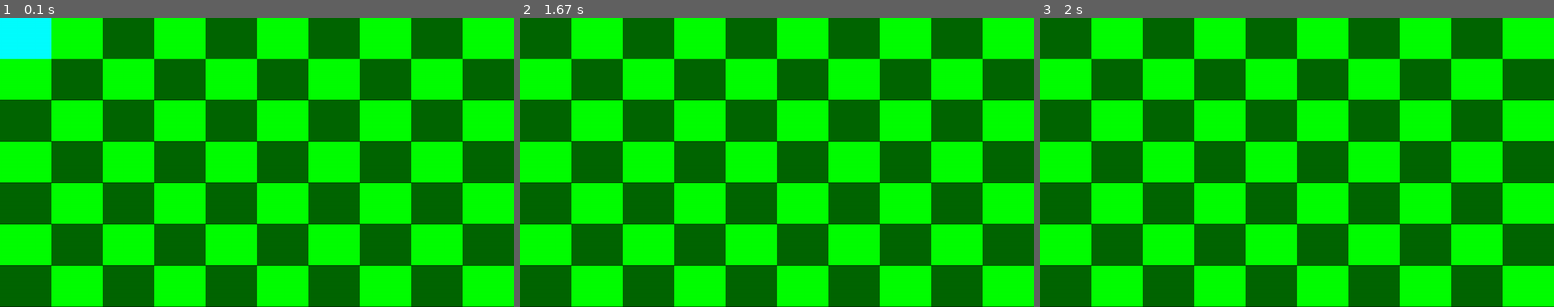
Above: before the commit, frames 1-3 (left to right).
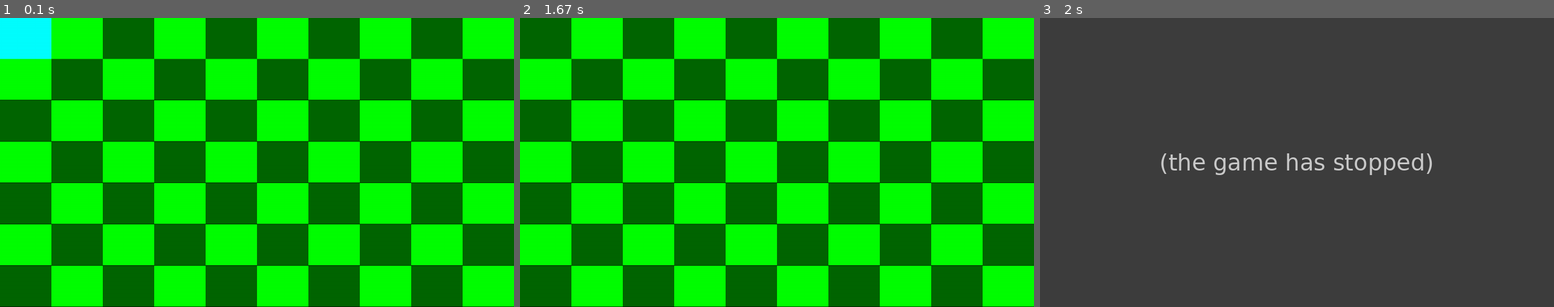
Above: after the commit, the same moments.

Repository: aphTu/Snake-Pygame
Game: pygame game, started from main.py
Two runs of this game, one before a commit and one after it. Both use one fixed random seed, a clock stepped at 60 frames per second and the inputs below.
Inputs:
- Up to frame 1 (0.1 s): no input
- Up to frame 2 (1.67 s): hold Left 0.33-0.87 s; hold Down 0.9-1.2 s
- Up to frame 3 (2 s): hold Esc from 1.67 s (still down); hold Up from 1.67 s (still down)

Frames 1-2 are identical in both runs. In frame 3, 100% of the frame differs, in the area x 0-100%, y 0-100%.
After the commit the program exited at 1.67 s; later frames show no game.

Commit message:
Added gitignore and changed main.py on how user give input
gitignore will ignore the __pycache__ which is something we do not need
to share, and the main.py user input now resemble how an actual snake
game take in input

Diff:
--- a/board.py
+++ b/board.py
@@ -24,6 +24,8 @@
           color = (0,255,0)
         else:
           color = (0,102,0)
+        # print(screenLength/self.length)
+        # print(f"Drawing at {screenLength/self.length * i, screenWidth/self.width * j}")
         pygame.draw.rect(screen,color,pygame.Rect(screenLength/self.length * i, screenWidth/self.width * j, screenLength/self.length, screenWidth/self.width))
 
 
--- a/main.py
+++ b/main.py
@@ -14,27 +14,40 @@
 snake = Snake((0,255,255),pygame.Rect((0, 0, snake_size[0], snake_size[1])))
 
 board = Board(7, 10)
-
+clock = pygame.time.Clock()
 run = True
 while run:
+  dt = clock.tick(60)/1000
   screen.fill((0,0,0))
   board.initBoard(SCREEN_WIDTH, SCREEN_HEIGHT, screen)
   pygame.draw.rect(screen, snake.color, snake.appearance)
   key = pygame.key.get_pressed()
-  if key[pygame.K_a] or key[pygame.K_LEFT]:
-    snake.appearance.move_ip(-snake.speed * snake_size[1], 0)
-    print(f"moved:{-snake.speed * snake_size[1]} ")
-  elif key[pygame.K_d] or key[pygame.K_RIGHT]:
-    snake.appearance.move_ip(snake.speed * snake_size[1],0)
-  elif key[pygame.K_w] or key[pygame.K_UP]:
-    snake.appearance.move_ip(0,-snake.speed * snake_size[0])
-  elif key[pygame.K_s] or key[pygame.K_DOWN]:
-    snake.appearance.move_ip(0,snake.speed * snake_size[0])
-  elif key[pygame.K_ESCAPE]:
-    run = False
+  # if key.__contains__(True):
+  #   print(key)
+  #   snake.updateDirection(key)
   for event in pygame.event.get():
     if(event.type == pygame.QUIT):
       run = False
-  pygame.time.delay(10)
+    elif event.type == pygame.KEYDOWN:
+      print(event.key)
+      snake.updateDirection(event.key)
+  if key[pygame.K_ESCAPE]:
+    run = False
+  match(snake.direction):
+    case 'l':
+
+      snake.appearance.move_ip(-snake_size[0], 0)
+      # pygame.time.delay(150)
+    case 'r':
+      snake.appearance.move_ip(snake_size[0],0)
+      # pygame.time.delay(150)
+    case 'u':
+      snake.appearance.move_ip(0, -snake_size[1])
+      # pygame.time.delay(150)
+    case 'd':
+      snake.appearance.move_ip(0, snake_size[1])
+      # pygame.time.delay(150)
+    case _:
+      pass
   pygame.display.update()
 pygame.quit()
--- a/snake.py
+++ b/snake.py
@@ -1,14 +1,33 @@
+import pygame
 class Snake:
-  def __init__(self, color, appearance, ):
+  def __init__(self, color, appearance):
     self.color = color
     self.appearance = appearance
-    self.speed = 1
     self.length = 1
-
+    self.direction = None
   def updateAppearance(self, appearance):
     self.appearance = appearance
 
-  def updateSpeed(self):
-    self.speed+=1
+  def updateDirection(self, key):
+    match key:
+      case pygame.K_w:
+        self.direction = 'u'
+      case pygame.K_UP:
+        self.direction = 'u'
+
+      case pygame.K_s:
+        self.direction  ='d'
+      case pygame.K_DOWN:
+        self.direction = 'd'
+
+      case pygame.K_LEFT:
+        self.direction = 'l'
+      case pygame.K_a:
+        self.direction = 'l'
+
+      case pygame.K_RIGHT:
+        self.direction = 'r'
+      case pygame.K_d:
+        self.direction = 'r'
   def updateLength(self):
     self.length+=1
Not shown, added: .gitignore
